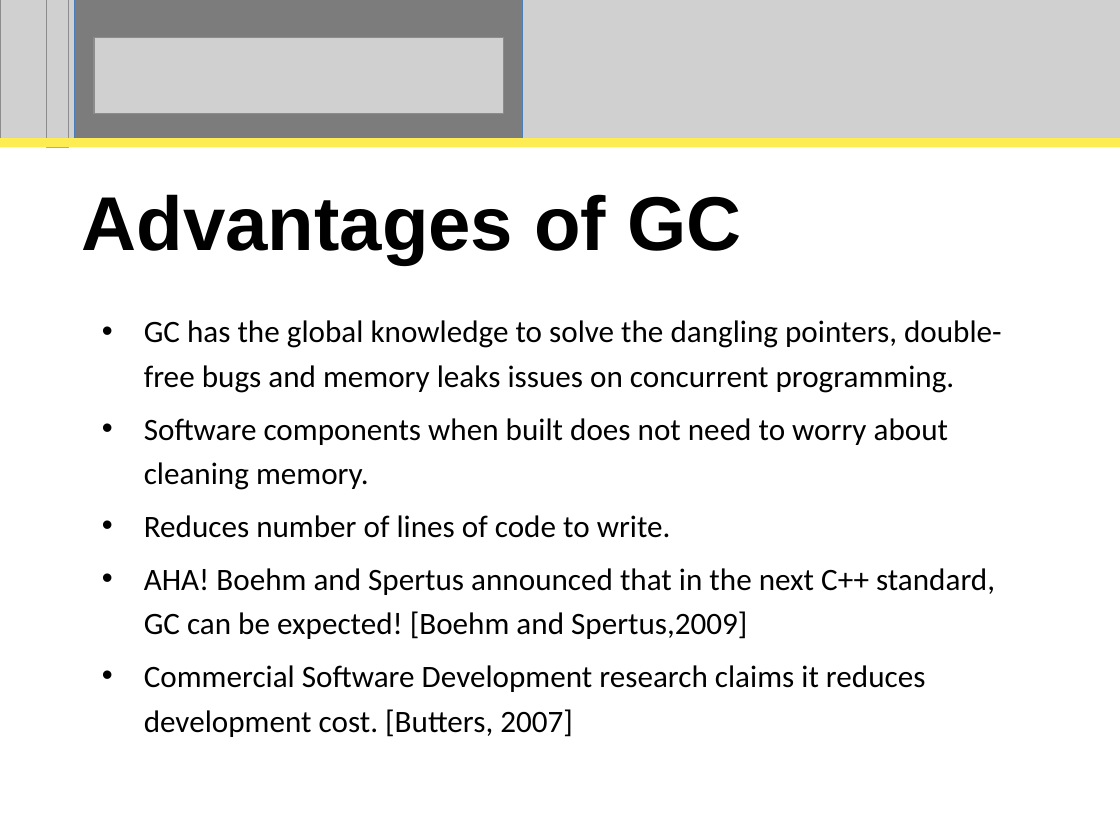
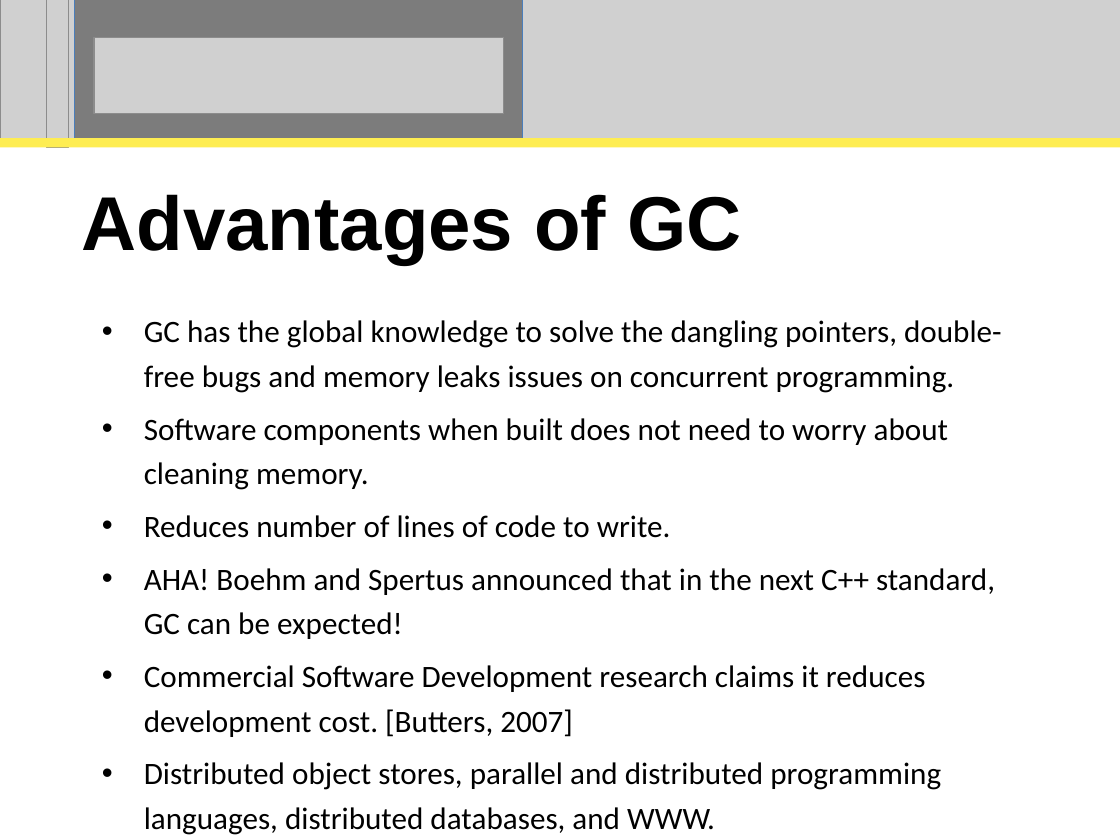
Before and after one commit to perpetualcoder/thesis, a slide deck: slide 13 of thesisppt/defense.ppt. Drawn at 1120x840 pixels with LibreOffice and Linux fonts; fonts in the diff are those of the drawing; grey boxes stand for pictures. Boxes give left, top, right and bottom in pixels: in the first picture for what was removed or moved away, otherwise in the second. Text is boxed around its words. In the diff, an @@ line names an element or a change of style, - is before the commit and + after.

```diff
--- a/thesisppt/defense.ppt
+++ b/thesisppt/defense.ppt
@@ subtitle at [144, 568, 995, 639]: text changed @@
-• AHA! Boehm and Spertus announced that in the next C++ standard, GC can be expected! [Boehm and Spertus,2009]
+• AHA! Boehm and Spertus announced that in the next C++ standard, GC can be expected!
@@ subtitle at [144, 762, 941, 835]: paragraph added @@
+• Distributed object stores, parallel and distributed programming languages, distributed databases, and WWW.
```
Also in this commit, not shown: 17 other slides changed, 1 slide added, 6 other files.
